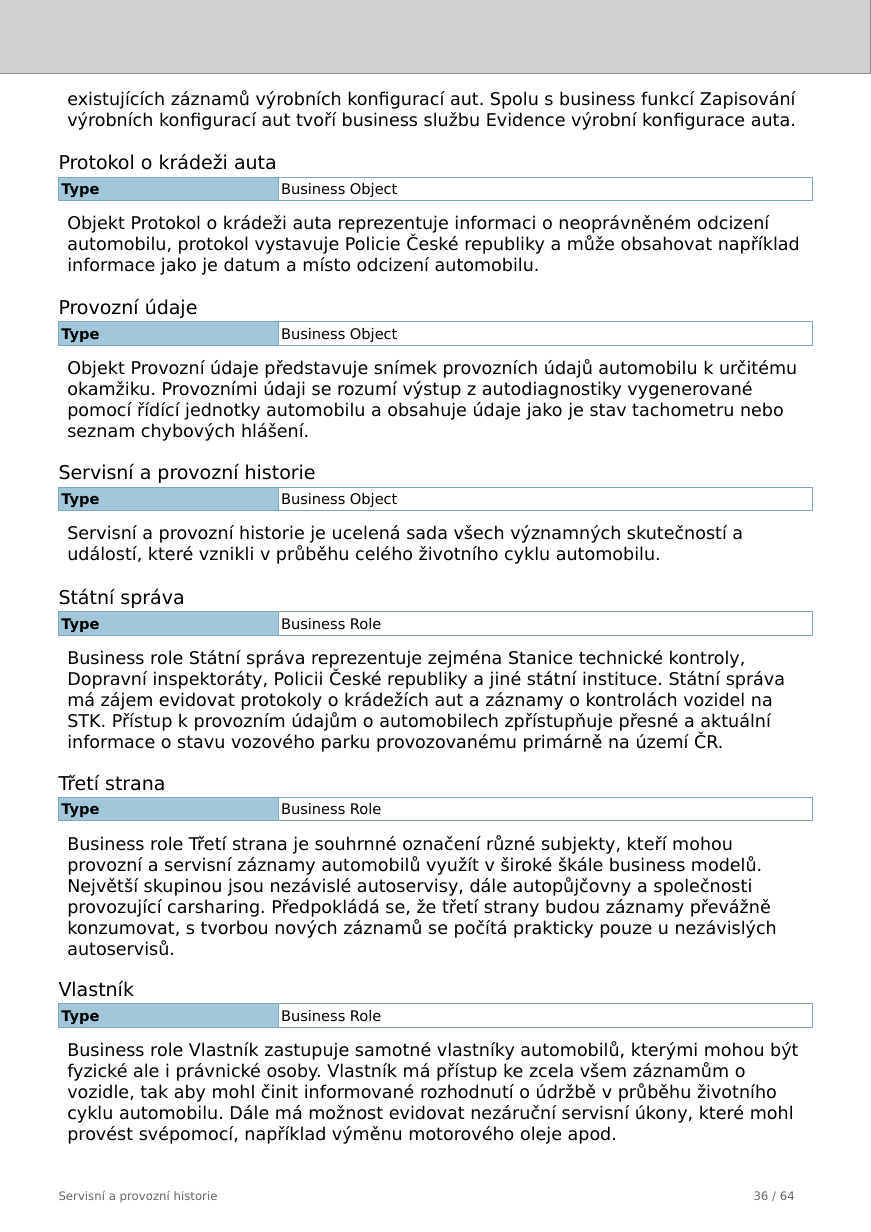
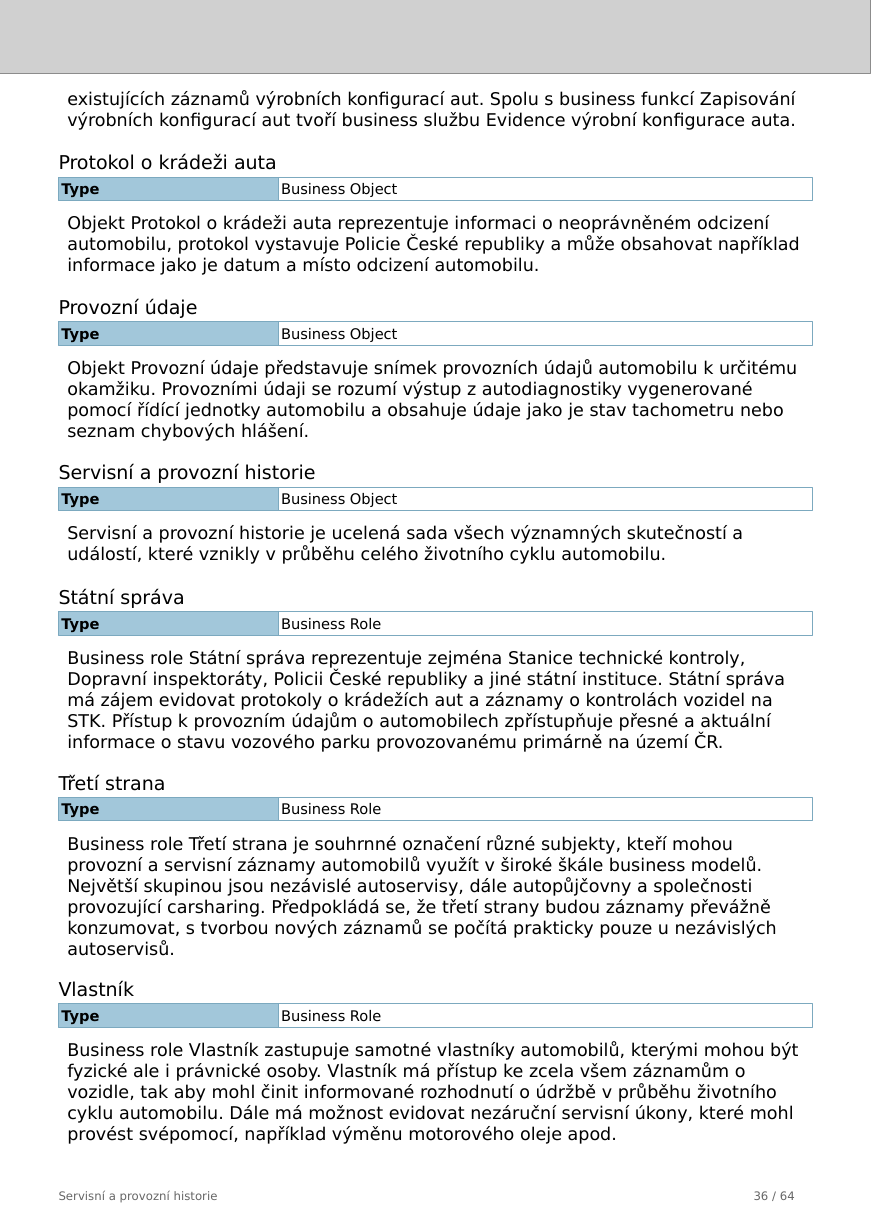
Before and after one commit to friedmannmartin/servisni_a_provozni_historie, a slide deck: slide 36 of report/jasper/servisni_a_provozni_historie.pptx. Drawn at 871x1232 pixels with LibreOffice and Linux fonts; fonts in the diff are those of the drawing; grey boxes stand for pictures. Boxes give left, top, right and bottom in pixels: in the first picture for what was removed or moved away, otherwise in the second. Text is boxed around its words. In the diff, an @@ line names an element or a change of style, - is before the commit and + after.

```diff
--- a/report/jasper/servisni_a_provozni_historie.pptx
+++ b/report/jasper/servisni_a_provozni_historie.pptx
@@ text at (67, 526, 743, 564): text changed @@
-Servisní a provozní historie je ucelená sada všech významných skutečností a událostí, které vznikli v průběhu celého životního cyklu automobilu.
+Servisní a provozní historie je ucelená sada všech významných skutečností a událostí, které vznikly v průběhu celého životního cyklu automobilu.
```
Also in this commit, not shown: 7 other slides changed, 24 other files.
